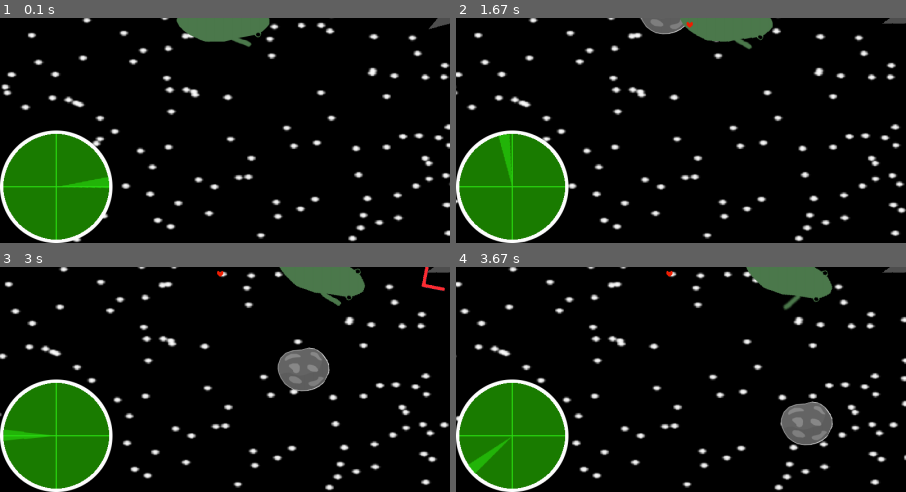
Above: before the commit, frames 1-4 (two rows, left to right).
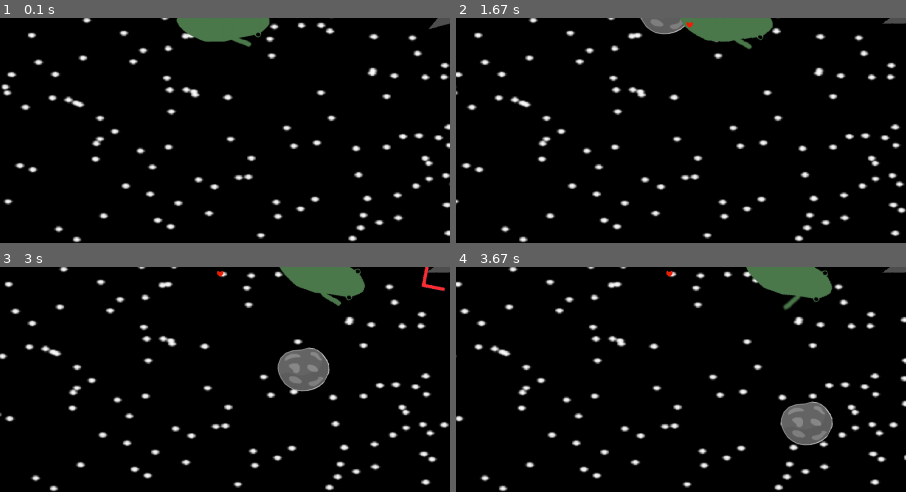
Above: after the commit, the same moments.

Repository: Jacob-OTW/Explorer-in-PyGame
Game: pygame game, started from main.py
The game is run twice, just before and just after one commit, with the same random seed, the same clock (stepped at 60 frames per second) and the same inputs.
Inputs (mouse positions are % of the whole screen's width and height, from its top left):
- Up to frame 1 (0.1 s): no input
- Up to frame 2 (1.67 s): tap F at 0.33 s; tap Space at 0.67 s; tap D at 1 s; click (26, 51) at 1.38 s
- Up to frame 3 (3 s): tap E at 1.67 s; hold Up 2-2.47 s; hold Down 2.5-2.8 s; tap F at 2.57, 2.9 s; hold Up from 2.83 s (still down)
- Up to frame 4 (3.67 s): release Up at 3.2 s; hold Down 3.23-3.6 s; tap F at 3.3 s; hold Up from 3.63 s (still down)
The pictures show only the part of the screen within x 0-50%, y 50-100%; the shares and areas given below are measured in that part.

The runs differ from the first frame. In frame 1, 10% of the frame differs, in the area x 0-26%, y 49-100%; in frame 2, 10%; in frame 3, 10%; in frame 4, 10%.

Commit message:
Made Creatures hidden by default, they need to be seen by a probe to show on the map.

Diff:
--- a/main.py
+++ b/main.py
@@ -80,9 +80,6 @@
 mimic_group.add(Mimic(play, is_player=True))
 
 last_time = time.time()
-play.inventory.append('Radar')
-play.inventory.append('C4')
-play.inventory.append('Probe')
 while True:
     # Timing
     frame_time = time.time() - last_time
--- a/shop_UI_obj.py
+++ b/shop_UI_obj.py
@@ -91,7 +91,7 @@
         self.cached_item = None  # used to delete items and such
         self.shop = False  # Is shop shown
         self.page = 0  # Page is used for the inventory and later prob. for selling and buying
-        self.usable_items = ['Probe', 'C4']
+        self.usable_items = ['Probe', 'C4']  # If an item is in this list there will be a "use" option when you select it
 
     def update(self):
         self.image = pygame.image.load('Assets/shop_ui.png').convert_alpha()
